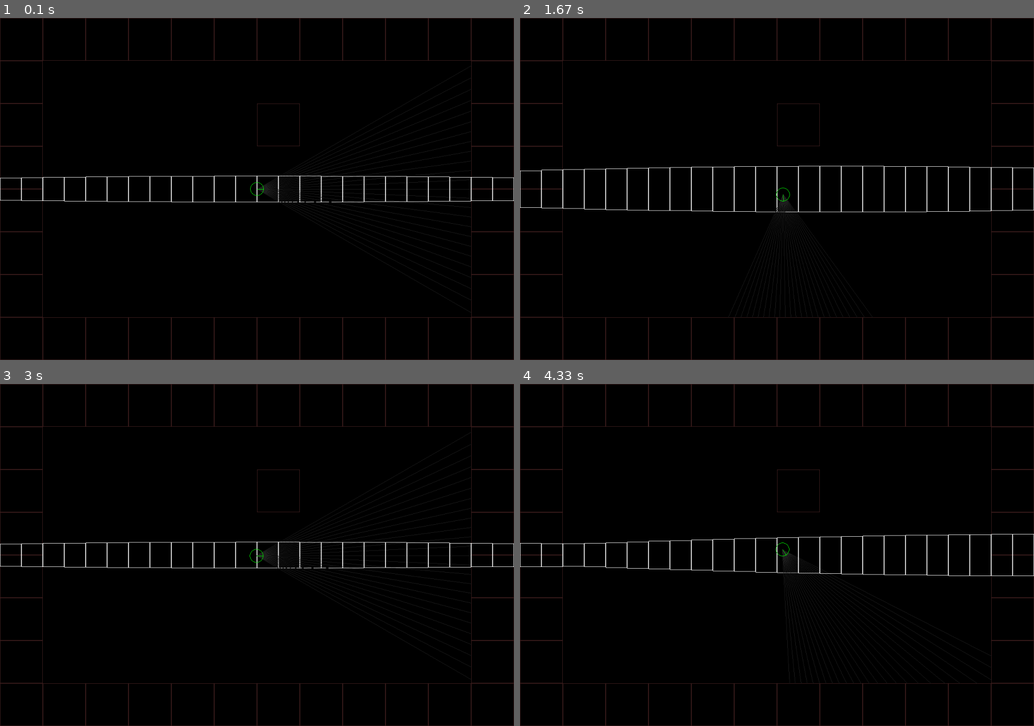
Above: before the commit, frames 1-4 (two rows, left to right).
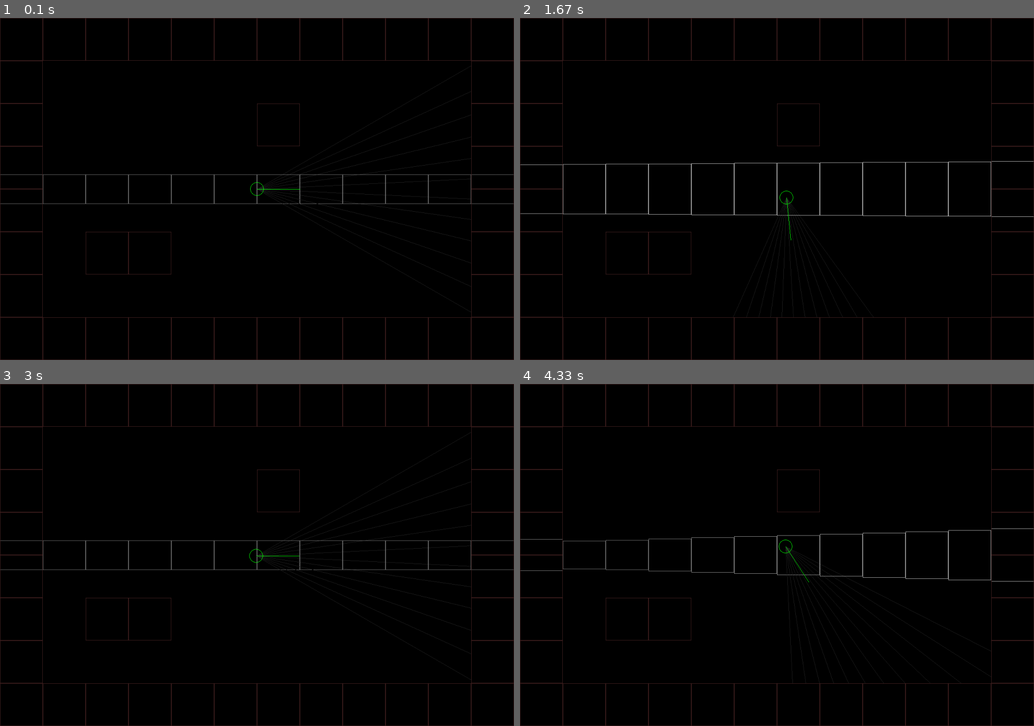
Above: after the commit, the same moments.

Repository: kandrey99/pygame_tutor
Game: pygame game, started from raycast_1/app.py
The game is run twice, just before and just after one commit, with the same random seed, the same clock (stepped at 60 frames per second) and the same inputs.
Inputs:
- Up to frame 1 (0.1 s): no input
- Up to frame 2 (1.67 s): hold Right 0.33-0.8 s; hold Up 0.83-1.13 s; hold Right 1.17-1.63 s
- Up to frame 3 (3 s): hold Left 1.67-2.2 s; hold Down 2.23-2.53 s; hold Left 2.57-2.97 s
- Up to frame 4 (4.33 s): hold Up 3-3.37 s; hold Right 3.4-4.03 s; hold Down from 4.07 s (still down)

The runs differ from the first frame. In frame 1, 1.8% of the frame differs, in the area x 0-100%, y 45-75%; in frame 2, 2.1%, in the area x 0-100%, y 41-75%; in frame 3, 1.8%; in frame 4, 1.8%.

Commit message:
add arcanoid

Diff:
--- /dev/null
+++ b/arcanoid/app.py
@@ -0,0 +1,48 @@
+import pygame as pg
+# from constants import *
+# from player import Player
+# from game_map import GameMap
+import math
+
+BLACK = (16, 16, 16)
+
+
+class App:
+    def __init__(self):
+        self._size = self._width, self._height = 1200, 800
+        self._screen = pg.display.set_mode(self._size)
+        self._rect = self._screen.get_rect()
+        self._clock = pg.time.Clock()
+        self._keys = pg.key.get_pressed()
+
+    def _event_loop(self):
+        for event in pg.event.get():
+            if event.type == pg.QUIT:
+                exit()
+            if event.type in (pg.KEYUP, pg.KEYDOWN):
+                self._keys = pg.key.get_pressed()
+
+    def _update(self, dt):
+        pass
+
+    def _render(self):
+        self._screen.fill(BLACK)
+        pg.display.flip()
+
+    def display_fps(self):
+        caption = f'FPS: {self._clock.get_fps():.2f}'
+        pg.display.set_caption(caption)
+
+    def run(self):
+        while True:
+            dt = self._clock.tick(300) / 1000
+            self._event_loop()
+            self._update(dt)
+            self._render()
+            self.display_fps()
+
+
+if __name__ == '__main__':
+    pg.init()
+    app = App()
+    app.run()
--- a/raycast_1/app.py
+++ b/raycast_1/app.py
@@ -12,8 +12,14 @@
         self._rect = self._screen.get_rect()
         self._clock = pg.time.Clock()
         self._keys = pg.key.get_pressed()
+        self._fov = 2 * math.pi / 6
+        self._ray_count = 12
+        self._scale = self._width / self._ray_count
+        self._dfov = self._fov / (self._ray_count - 1)
+        self._dist = self._ray_count / (2 * math.tan(self._fov / 2))
+        self._k = 40000 * self._dist / self._ray_count
         self._player = Player(self._rect.center)
-        self._map = GameMap((12, 8))
+        self._game_map = GameMap((12, 8))
 
     def _event_loop(self):
         for event in pg.event.get():
@@ -27,35 +33,88 @@
 
     def _render(self):
         self._screen.fill(BLACK)
-        for x, y in self._map._grid:
-            pg.draw.rect(self._screen, (64,32,32), (x, y, 100, 100), 1)
-        fov = math.pi / 3
-        ray_count = 24
-        scale = self._width / ray_count
-        dfov = fov / ray_count
-        x0, y0 = self._player.position[0], self._player.position[1]
-        angle = self._player.direction - fov / 2
-        dist = ray_count / (2 * math.tan(fov / 2))
-        proj_k = dist * 1500
-        for ray in range(ray_count + 1):
+        # pg.draw.rect(self._screen, (0, 128, 255), (0, 0, self._width, self._height / 2))  # sky
+        # pg.draw.rect(self._screen, (16, 64, 16), (0, self._height / 2, self._width, self._height))  # ground
+        x0, y0 = self._player.position
+        self._ray_cast_3()
+        for x, y in self._game_map.grid:
+            pg.draw.rect(self._screen, (64, 32, 32), (x, y, TILE, TILE), 1)
+        self._player.draw(self._screen)
+        pg.display.flip()
+
+    def _ray_cast_1(self):
+        x0, y0 = self._player.position
+        angle = self._player.direction - self._fov / 2
+        for ray in range(self._ray_count):
             cos_a, sin_a = math.cos(angle), math.sin(angle)
-            for depth in range(1, 1200, 1):
+            for depth in range(1, 300, 1):
                 x, y = x0 + depth * cos_a, y0 + depth * sin_a
-                if (x // 100 * 100, y // 100 * 100) in self._map._grid:
-                    h = proj_k / depth
-                    pg.draw.rect(self._screen, WHITE, (ray * scale, self._height / 2 - h // 2, scale * 1, h * 1), 1)
-                    pg.draw.line(self._screen, (32, 32, 32), self._player.position, (x0 + depth * cos_a, y0 + depth * sin_a))
+                # pg.draw.line(self._screen, (32, 32, 32), self._player.position,
+                #              (x0 + depth * cos_a, y0 + depth * sin_a))
+                depth *= math.cos(self._player.direction - angle)  # correct fish eye
+                # pg.draw.line(self._screen, (32, 32, 32), self._player.position,
+                #              (x0 + depth * cos_a, y0 + depth * sin_a))
+                if self._map(x, y) in self._game_map.grid:
+                    height = self._k / depth
+                    c = 255 / (1 + depth ** 2 / 100000)
+                    pg.draw.rect(self._screen, (c, c, c),
+                                 (ray * self._scale, self._height / 2 - height / 2, self._scale, height), 1)
                     break
-            angle += dfov
-        self._screen.blit(self._player.image, self._player.rect)
-        pg.display.flip()
+            angle += self._dfov
+
+    def _ray_cast_3(self):
+        x0, y0 = self._player.position
+        xm, ym = self._map(x0, y0)
+        angle = self._player.direction - self._fov / 2
+
+        for ray in range(self._ray_count):
+            cos_a, sin_a = math.cos(angle) or 0.000001, math.sin(angle) or 0.000001
+
+            y, dy = (ym + TILE, 1) if sin_a >= 0 else (ym, -1)
+            for _ in range(0, self._height, TILE):
+                depth_h = (y - y0) / sin_a
+                x = x0 + depth_h * cos_a
+                if self._map(x, y + dy) in self._game_map.grid or not self._contains(x, y):
+                    break
+                y += dy * TILE
+
+            x, dx = (xm + TILE, 1) if cos_a >= 0 else (xm, -1)
+            for _ in range(0, self._width, TILE):
+                depth_v = (x - x0) / cos_a
+                y = y0 + depth_v * sin_a
+                if self._map(x + dx, y) in self._game_map.grid or not self._contains(x, y):
+                    break
+                x += dx * TILE
+
+            depth = min(depth_v, depth_h)
+            pg.draw.line(self._screen, (32, 32, 32), self._player.position, (x0 + depth * cos_a, y0 + depth * sin_a))
+            depth *= math.cos(self._player.direction - angle)
+            height = self._k / depth
+            c = 255 / (1 + depth * depth * 0.000005)
+            color = (c, c, c)
+            pg.draw.rect(self._screen, color,
+                         (ray * self._scale, self._height / 2 - height // 2, self._scale, height), 1)
+
+            angle += self._dfov
+
+    @staticmethod
+    def _map(x, y):
+        return int(x / TILE) * TILE, int(y / TILE) * TILE
+
+    def _contains(self, x, y):
+        return 0 <= x < self._width and 0 <= y < self._height
+
+    def display_fps(self):
+        caption = f'FPS: {self._clock.get_fps():.2f}'
+        pg.display.set_caption(caption)
 
     def run(self):
         while True:
-            dt = self._clock.tick(30) / 1000
+            dt = self._clock.tick(300) / 1000
             self._event_loop()
             self._update(dt)
             self._render()
+            self.display_fps()
 
 
 if __name__ == '__main__':
--- a/raycast_1/constants.py
+++ b/raycast_1/constants.py
@@ -4,3 +4,5 @@
 GREEN = 0, 255, 0
 BLUE = 0, 0, 255
 GRAY = 64, 64, 64
+
+TILE = 100
--- a/raycast_1/game_map.py
+++ b/raycast_1/game_map.py
@@ -1,11 +1,12 @@
 import random
 import itertools
+from constants import *
 
 
 class GameMap:
     def __init__(self, size):
         self._size = size
-        self._grid = self._create_map()
+        self.grid = self._create_map()
 
     def _create_random_map(self):
         coordinates = itertools.product(range(self._size[0]), range(self._size[1]))
@@ -18,9 +19,9 @@
                 'W.....W....W',
                 'W..........W',
                 'W..........W',
-                'W..........W',
+                'W.WW.......W',
                 'W..........W',
                 'WWWWWWWWWWWW', ]
-        grid = [(column * 100, row * 100) for row in range(8) for column in range(12) if plan[row][column] == 'W']
+        grid = [(column * TILE, row * TILE) for row in range(8) for column in range(12) if plan[row][column] == 'W']
         print(grid)
         return grid
--- a/raycast_1/player.py
+++ b/raycast_1/player.py
@@ -1,46 +1,36 @@
 import pygame as pg
-from pygame.sprite import Sprite
 from constants import *
 import math
 
 CIRCLE = 2 * math.pi
 
 
-class Player(Sprite):
-    def __init__(self, pos):
-        super().__init__()
-        self._position = pos
-        self.image = pg.Surface((32, 32)).convert()
-        self.image.set_colorkey(BLACK)
-        self.rect = self.image.get_rect(center=pos)
-        self._direction = 0
-        self._dir_info = math.cos(self._direction), math.sin(self._direction)
+class Player:
+    def __init__(self, pos, direction=0):
+        self._x, self._y = pos
+        self._direction = direction
         self._rotate_speed = math.pi / 2
-        self._speed = 64
-        self._draw()
+        self._speed = 100
 
     @property
     def position(self):
-        return self._position
+        return self._x, self._y
 
     @property
     def direction(self):
         return self._direction
 
-    def _draw(self):
-        self.image.fill(BLACK)
-        rect = self.image.get_rect()
-        pg.draw.circle(self.image, GREEN, rect.center, 16, 1)
-        pg.draw.line(self.image, GREEN, rect.center, ((self._dir_info[0] + 1) * 16, (self._dir_info[1] + 1) * 16))
+    def draw(self, sc):
+        cos, sin = math.cos(self._direction), math.sin(self._direction)
+        pg.draw.circle(sc, GREEN, (int(self._x), int(self._y)), 16, 1)
+        pg.draw.line(sc, GREEN, (self._x, self._y), (self._x + 100 * cos, self._y + 100 * sin))
 
     def rotate(self, angle):
         self._direction = (self._direction + angle) % CIRCLE
-        self._dir_info = math.cos(self._direction), math.sin(self._direction)
 
     def walk(self, distance):
-        self._position = (self._position[0] + distance * self._dir_info[0],
-                          self._position[1] + distance * self._dir_info[1])
-        self.rect.center = self._position
+        cos, sin = math.cos(self._direction), math.sin(self._direction)
+        self._x, self._y = self._x + distance * cos, self._y + distance * sin
 
     def update(self, keys, dt):
         if keys[pg.K_LEFT]:
@@ -51,4 +41,3 @@
             self.walk(self._speed * dt)
         if keys[pg.K_DOWN]:
             self.walk(-self._speed * dt)
-        self._draw()
